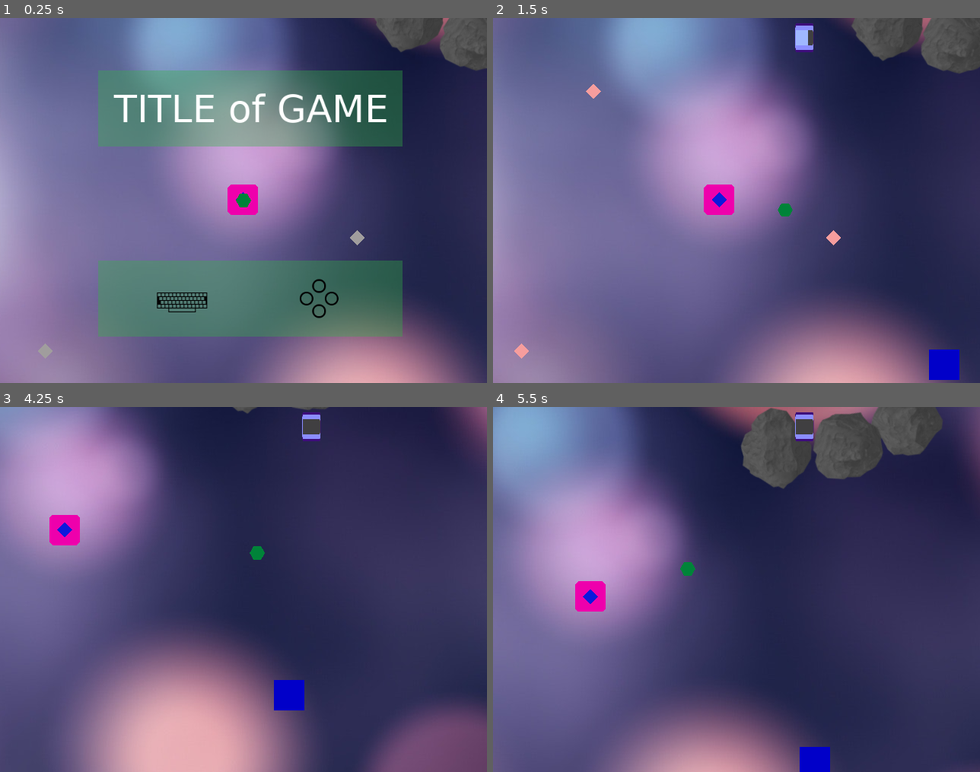
Above: before the commit, frames 1-4 (two rows, left to right).
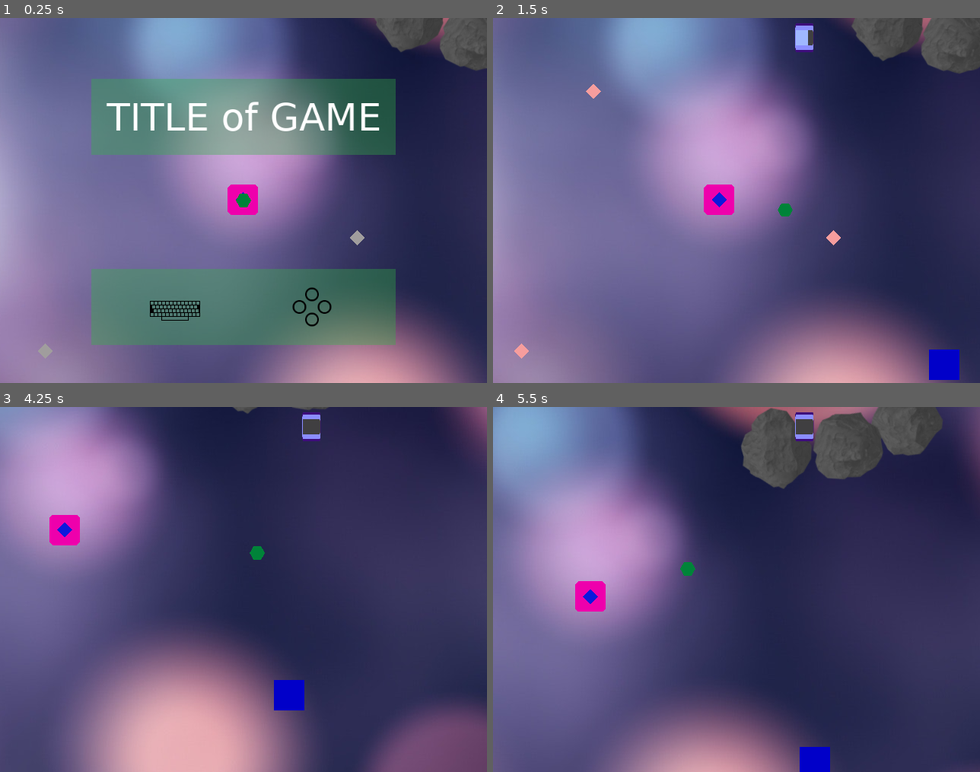
Above: after the commit, the same moments.

Repository: rikkiprince/ggj19-yyc-home
Game: Godot game, scene res://MainScene.tscn
Same seed, same stepped clock (60 frames per second), same inputs: the game is played once before the commit and once after it.
Inputs:
- Up to frame 1 (0.25 s): no input
- Up to frame 2 (1.5 s): tap Enter (ui_accept) at 0.5, 0.77 s; hold D 0.53-1.28 s; hold S from 1.28 s (still down)
- Up to frame 3 (4.25 s): tap Enter (ui_accept) at 1.52, 3.02, 3.77 s; release S at 2.03 s; hold D 2.03-2.78 s; hold W 2.78-3.53 s; hold A from 3.53 s (still down)
- Up to frame 4 (5.5 s): tap Enter (ui_accept) at 4.52 s; release A at 5.03 s; hold S from 5.03 s (still down)

The runs differ from the first frame. In frame 1, 9.9% of the frame differs, in the area x 18-83%, y 14-90%; in frame 2, less than 0.1%; in frame 3, less than 0.1%; in frame 4, less than 0.1%.

Commit message:
Keeping pause screen on UI

Diff:
--- a/godot-project/MainScene.tscn
+++ b/godot-project/MainScene.tscn
@@ -7,18 +7,18 @@
 [ext_resource path="res://Levels/LevelSouth.tscn" type="PackedScene" id=5]
 [ext_resource path="res://Obstacle.tscn" type="PackedScene" id=6]
 [ext_resource path="res://Player/Player.tscn" type="PackedScene" id=7]
-[ext_resource path="res://StaminaBar/energy_bar_bg.png" type="Texture" id=8]
-[ext_resource path="res://StaminaBar/energy_bar_fill.png" type="Texture" id=9]
-[ext_resource path="res://TextureProgress.gd" type="Script" id=10]
-[ext_resource path="res://Audio/ambient-guitar-music.ogg" type="AudioStream" id=11]
-[ext_resource path="res://Audio/hitObject.wav" type="AudioStream" id=12]
-[ext_resource path="res://HitSound.gd" type="Script" id=13]
-[ext_resource path="res://Audio/ItemPickUp.ogg" type="AudioStream" id=14]
-[ext_resource path="res://Audio/ItemDropOff.ogg" type="AudioStream" id=15]
-[ext_resource path="res://Levels/LevelWest.tscn" type="PackedScene" id=16]
-[ext_resource path="res://Levels/LevelNorth.tscn" type="PackedScene" id=17]
-[ext_resource path="res://Levels/LevelEast.tscn" type="PackedScene" id=18]
-[ext_resource path="res://SplashScreen/SplashScreen.tscn" type="PackedScene" id=19]
+[ext_resource path="res://SplashScreen/SplashScreen.tscn" type="PackedScene" id=8]
+[ext_resource path="res://StaminaBar/energy_bar_bg.png" type="Texture" id=9]
+[ext_resource path="res://StaminaBar/energy_bar_fill.png" type="Texture" id=10]
+[ext_resource path="res://TextureProgress.gd" type="Script" id=11]
+[ext_resource path="res://Audio/ambient-guitar-music.ogg" type="AudioStream" id=12]
+[ext_resource path="res://Audio/hitObject.wav" type="AudioStream" id=13]
+[ext_resource path="res://HitSound.gd" type="Script" id=14]
+[ext_resource path="res://Audio/ItemPickUp.ogg" type="AudioStream" id=15]
+[ext_resource path="res://Audio/ItemDropOff.ogg" type="AudioStream" id=16]
+[ext_resource path="res://Levels/LevelWest.tscn" type="PackedScene" id=17]
+[ext_resource path="res://Levels/LevelNorth.tscn" type="PackedScene" id=18]
+[ext_resource path="res://Levels/LevelEast.tscn" type="PackedScene" id=19]
 
 [node name="MainScene" type="Node" index="0"]
 
@@ -77,7 +77,11 @@
 scale = Vector2( 1, 1 )
 transform = Transform2D( 1, 0, 0, 1, 0, 0 )
 
-[node name="Node2D" type="Node2D" parent="UI" index="0"]
+[node name="SplashScreen" parent="UI" index="0" instance=ExtResource( 8 )]
+
+position = Vector2( 320, 380 )
+
+[node name="Node2D" type="Node2D" parent="UI" index="1"]
 
 position = Vector2( 400, 35 )
 scale = Vector2( 0.25, 1 )
@@ -159,21 +163,17 @@
 bus = "Master"
 area_mask = 1
 
-[node name="LevelWest" parent="." index="13" instance=ExtResource( 16 )]
+[node name="LevelWest" parent="." index="13" instance=ExtResource( 17 )]
 
 position = Vector2( -1232.99, 25.1631 )
 
-[node name="LevelNorth" parent="." index="14" instance=ExtResource( 17 )]
+[node name="LevelNorth" parent="." index="14" instance=ExtResource( 18 )]
 
 position = Vector2( -389.399, -813.67 )
 
-[node name="LevelEast" parent="." index="15" instance=ExtResource( 18 )]
+[node name="LevelEast" parent="." index="15" instance=ExtResource( 19 )]
 
 position = Vector2( 1170, -20 )
-
-[node name="SplashScreen" parent="." index="16" instance=ExtResource( 19 )]
-
-position = Vector2( -40, 180 )
 
 [connection signal="change_max_stamina_bar" from="Player" to="UI/Node2D/TextureProgress" method="_on_Player_change_max_stamina_bar"]
 
--- a/godot-project/SplashScreen/SplashScreen.gd
+++ b/godot-project/SplashScreen/SplashScreen.gd
@@ -16,9 +16,9 @@
 	get_node("PauseMsg").visible = false
 
 func startScreenVisible(value):
-	get_parent().get_node("Obstacle").visible = value
-	get_parent().get_node("UI/Node2D").visible = value
-	get_parent().get_node("PowerUp4").visible = value
+	get_parent().get_parent().get_node("Obstacle").visible = value
+	get_parent().get_parent().get_node("UI/Node2D").visible = value
+	get_parent().get_parent().get_node("PowerUp4").visible = value
 
 func tick():
 	get_node("ButtonsAnim").nextFrame()
--- a/godot-project/SplashScreen/SplashScreen.tscn
+++ b/godot-project/SplashScreen/SplashScreen.tscn
@@ -8,7 +8,7 @@
 [ext_resource path="res://SplashScreen/KeyboardAnim.gd" type="Script" id=6]
 [ext_resource path="res://SplashScreen/pause.png" type="Texture" id=7]
 
-[node name="SplashScreen" type="Node2D" index="0"]
+[node name="SplashScreen" type="Node2D"]
 
 pause_mode = 2
 script = ExtResource( 1 )
Not shown: 4 places in godot-project/MainScene.tscn that only renumber resources
